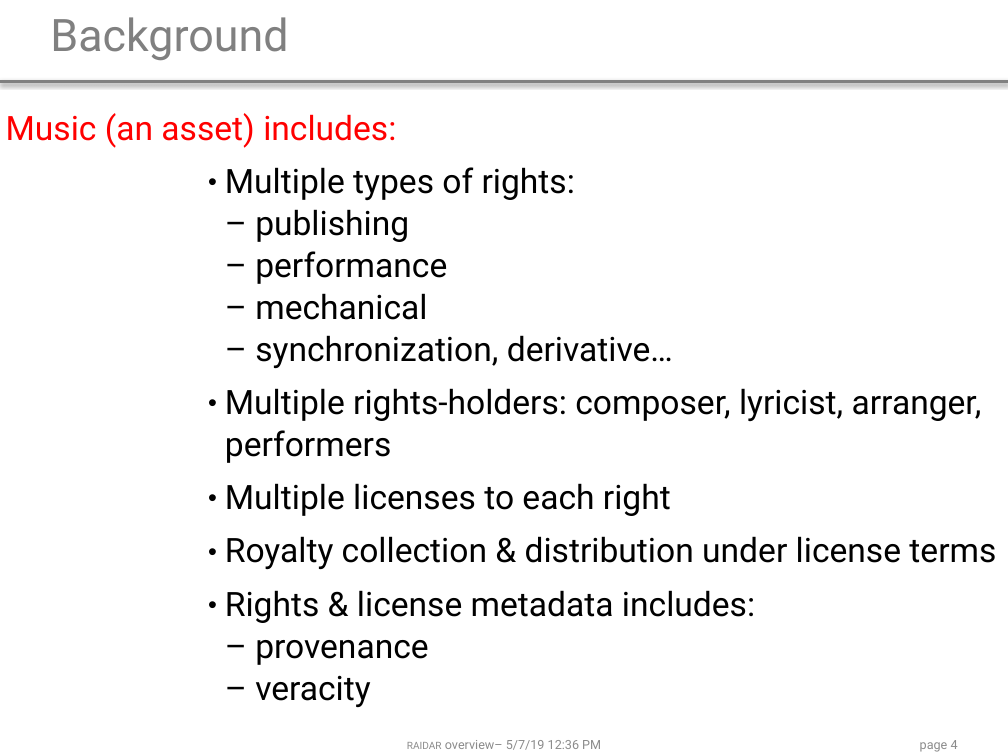
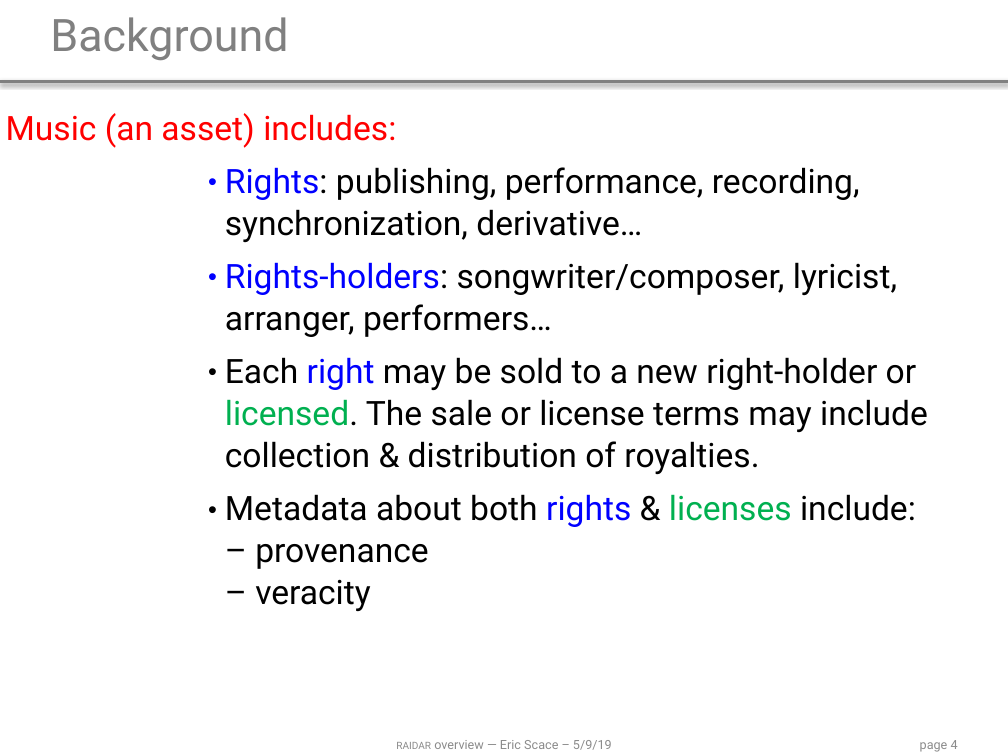
Before and after one commit to ldnovak/RAIDAR, a slide deck: slide 4 of docs/2019 05 10 presentation/2019 05 10 overview.pptx. Drawn at 1008x756 pixels with LibreOffice and Linux fonts; fonts in the diff are those of the drawing. Boxes give left, top, right and bottom in pixels: in the first picture for what was removed or moved away, otherwise in the second. Text is boxed around its words. In the diff, an @@ line names an element or a change of style, - is before the commit and + after.

```diff
--- a/docs/2019 05 10 presentation/2019 05 10 overview.pptx
+++ b/docs/2019 05 10 presentation/2019 05 10 overview.pptx
@@ table at box(0, 101, 1008, 615) @@
-row 2:  | Multiple types of rights: – publishing – performance – mechanical – synchronization, derivative…
-row 3:  | Multiple rights-holders: composer, lyricist, arranger, performers
-row 4:  | Multiple licenses to each right
-row 5:  | Royalty collection & distribution under license terms
-row 6:  | Rights & license metadata includes: – provenance – veracity
+row 2:  | Rights: publishing, performance, recording, synchronization, derivative…
+row 3:  | Rights-holders: songwriter/composer, lyricist, arranger, performers…
+row 4:  | Each right may be sold to a new right-holder or licensed. The sale or license terms may include collection & distribution of royalties.
+row 5:  | Metadata about both rights & licenses include: – provenance – veracity
@@ text at box(396, 740, 612, 750): text changed @@
-raidar overview– 5/7/19 12:36 PM
+raidar overview — Eric Scace – 5/9/19
```
Also in this commit, not shown: 15 other slides changed.
